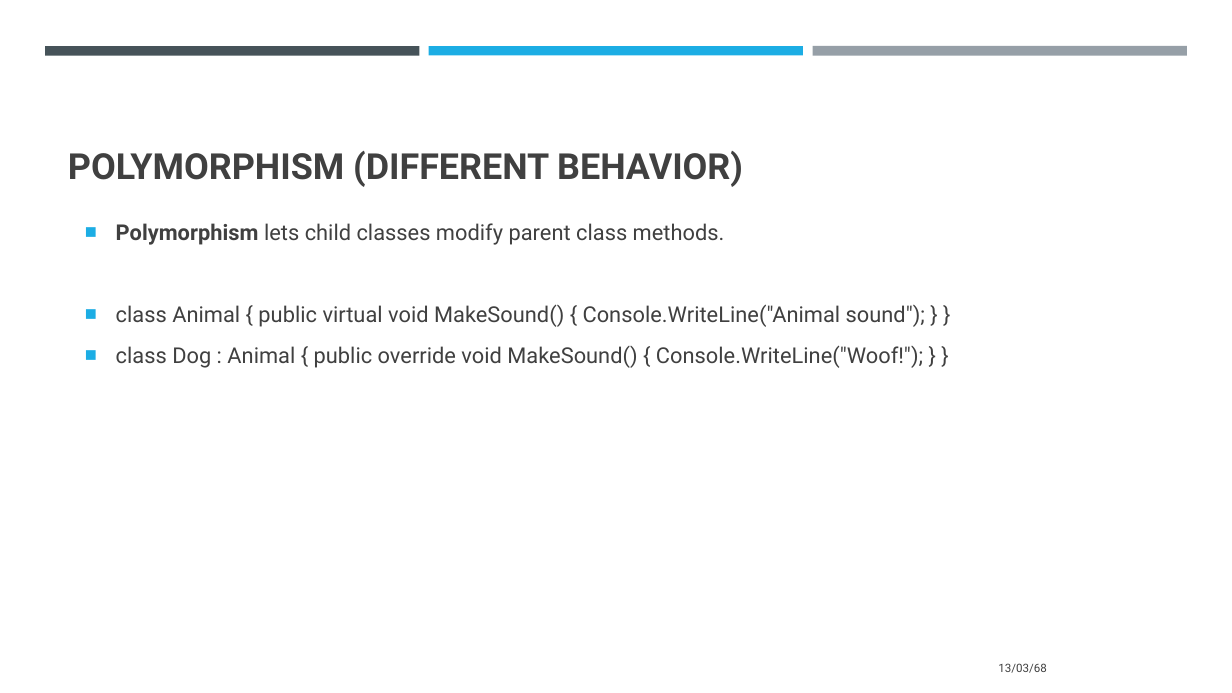
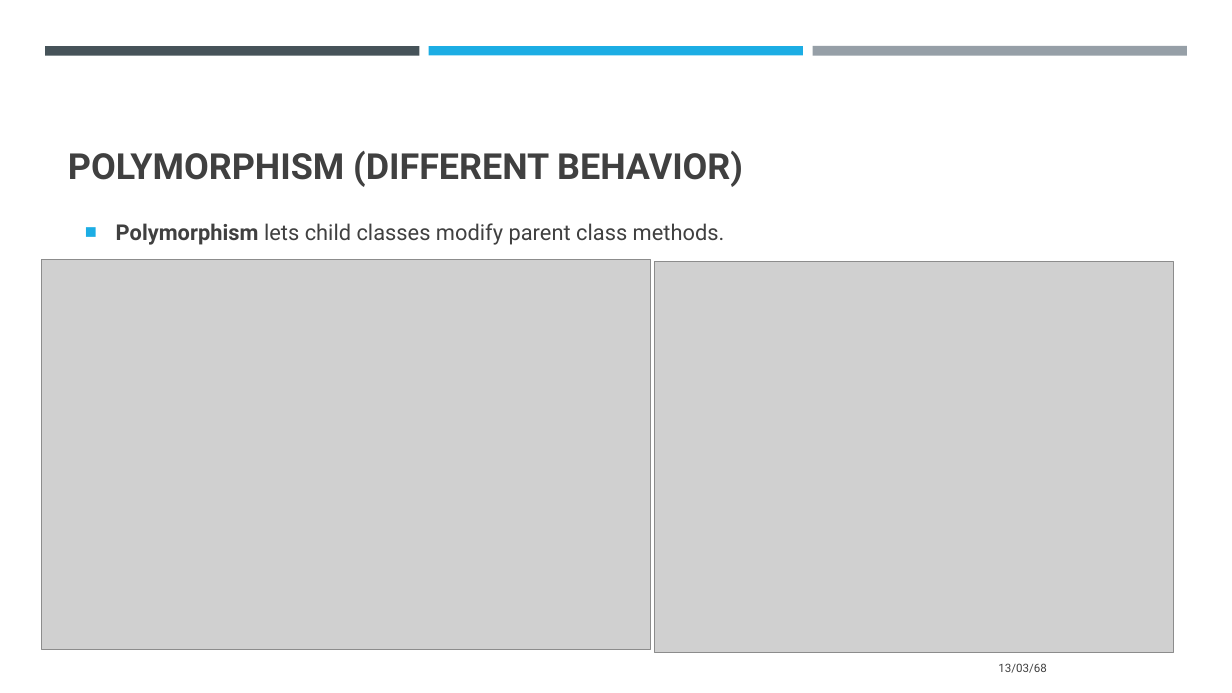
Before and after one commit to auspol96/CS6004, a slide deck: slide 7 of Week 4/📌 Introduction to Object-Oriented Programming (OOP).pptx. Drawn at 1232x693 pixels with LibreOffice and Linux fonts; fonts in the diff are those of the drawing; grey boxes stand for pictures. Boxes give left, top, right and bottom in pixels: in the first picture for what was removed or moved away, otherwise in the second. Text is boxed around its words. In the diff, an @@ line names an element or a change of style, - is before the commit and + after.

```diff
--- a/Week 4/📌 Introduction to Object-Oriented Programming (OOP).pptx
+++ b/Week 4/📌 Introduction to Object-Oriented Programming (OOP).pptx
@@ picture added at box(42, 260, 650, 650) @@
@@ picture added at box(654, 262, 1174, 653) @@
@@ text at box(116, 304, 925, 368): paragraphs removed @@
-■ class Animal { public virtual void MakeSound() { Console.WriteLine("Animal sound"); } }
-■ class Dog : Animal { public override void MakeSound() { Console.WriteLine("Woof!"); } }
```
Also in this commit, not shown: 4 other slides changed.
